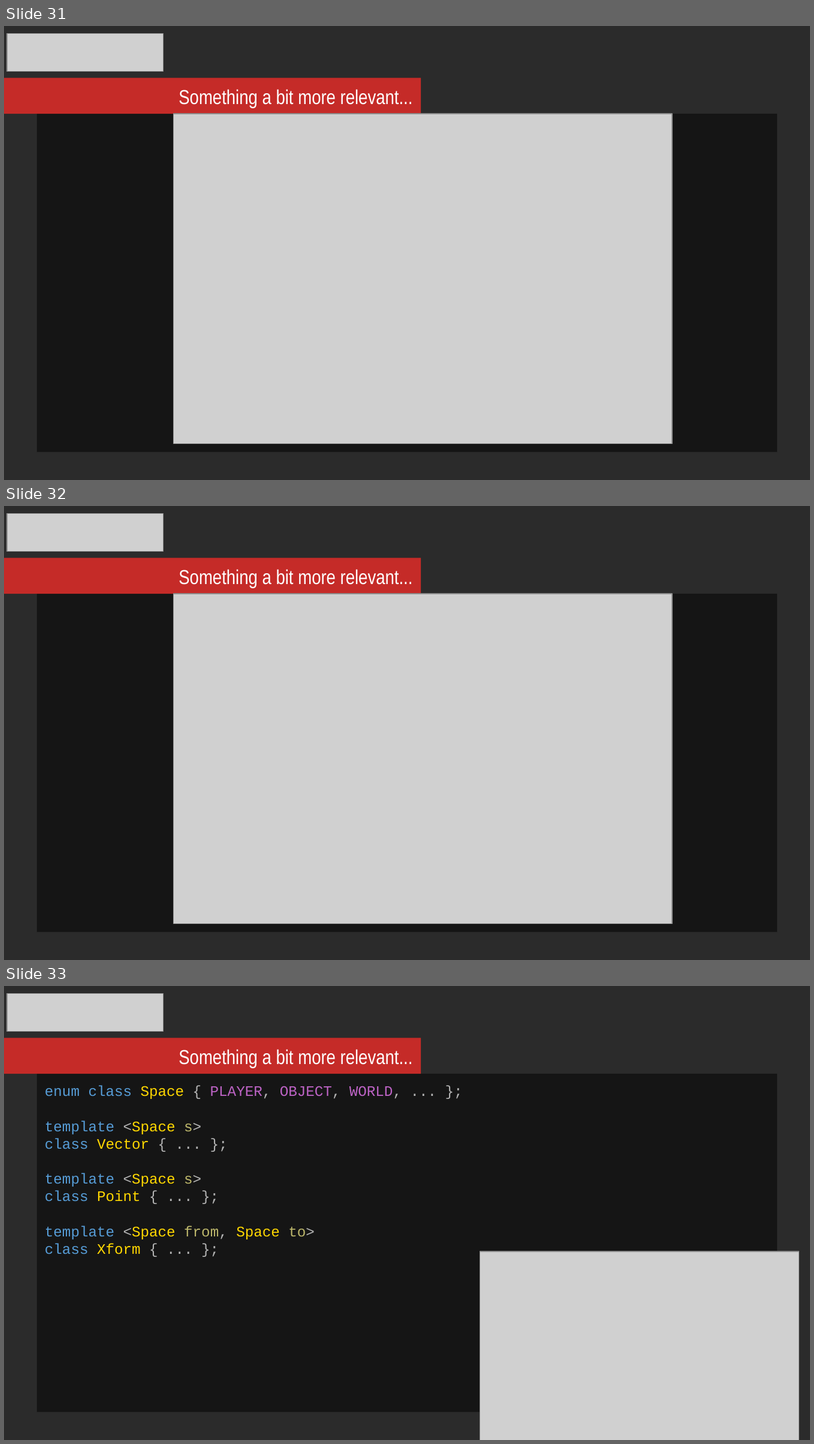
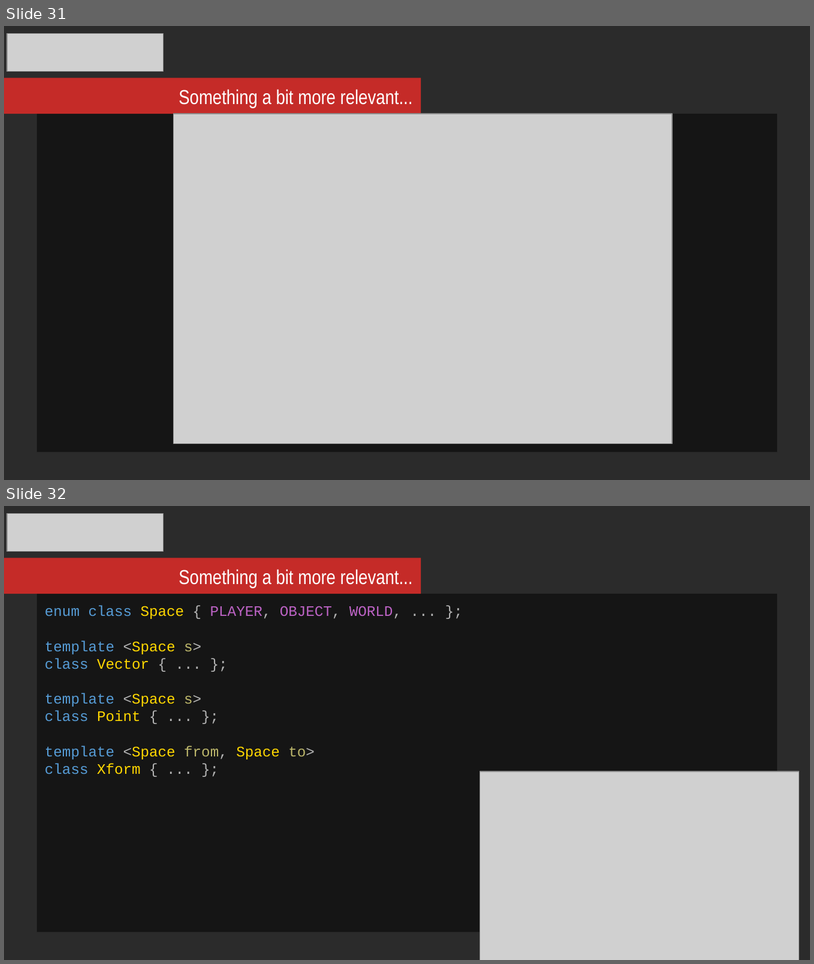
Before and after one commit to mikosz/type-safety, a slide deck: ask-not-what-you-can-do-for-the-compiler.odp. Shown one above the other, each under a label of ours: slides 31, 32 and 33 before the commit, slides 31 and 32 after it. The pictures are 814x1444 and 814x964 pixels, drawn with LibreOffice and Linux fonts; fonts in the diff are those of the drawing; grey boxes stand for pictures; background and template pictures are left out; a plain dark background stands for a picture behind light text. Boxes give left, top, right and bottom in pixels: in the first picture for what was removed or moved away, otherwise in the second. Text is boxed around its words. In the diff, an @@ line names an element or a change of style, - is before the commit and + after.

```diff
--- a/ask-not-what-you-can-do-for-the-compiler.odp
+++ b/ask-not-what-you-can-do-for-the-compiler.odp
@@ slide 32 removed at [4,506,810,960], background picture (left out) @@
@@ picture removed at [7,513,164,551] @@
@@ rectangle removed at [4,558,421,593] @@
@@ text removed at [179,569,413,588] @@
-Something a bit more relevant...
@@ rectangle removed at [37,594,777,932] @@
@@ picture removed at [173,594,672,924] @@
@@ what was slide 33 is now slide 32 @@
```
